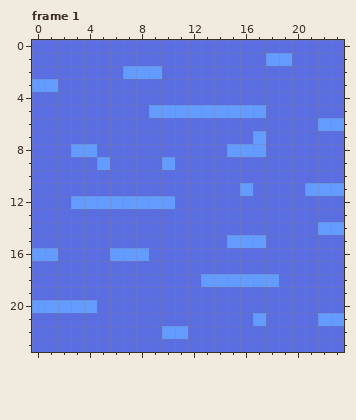
Pixel-art file: graphics/water.ase. The first picture shows the starting point.
24x24 pixels, 1 frame. Shown: frame 1. The commit also changed other frames, which this record leaves out.
The same view after the edit:
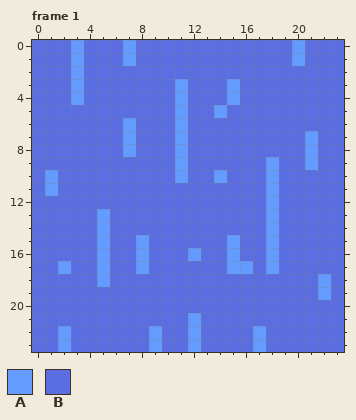
Palette (. is transparent): A #639bff  B #5b6ee1
Change:
Changed rows in their new state; - is an unchanged pixel.
Frame 1:
first column x 0:
 0 ---A---A------------A---
 1 ---A---A----------BBA---
 2 ---A---BBB--------------
 3 BB-A-------A---A--------
 4 ---A-------A---A--------
 5 ---------BB-BB-BBB------
 6 -------A---A----------BB
 7 -------A---A-----B---A--
 8 ---BB--A---A---BBB---A--
 9 -----B----BA------A--A--
10 -A---------A--A---A-----
11 -A--------------B-A--BBB
12 ---BBBBBBBB-------A-----
13 -----A------------A-----
14 -----A------------A---BB
15 -----A--A-------BBA-----
16 BB---ABB----A--A--A-----
17 --A--A--A------AA-A-----
18 -----A-------BBBBBB---A-
19 ----------------------A-
20 BBBBB-------------------
21 ------------A----B----BB
22 --A------ABBA----A------
23 --A------A--A----A------
Pixel boxes of the changes (left, top, right, bottom) in both pictures:
changed: (32, 40, 344, 352)
